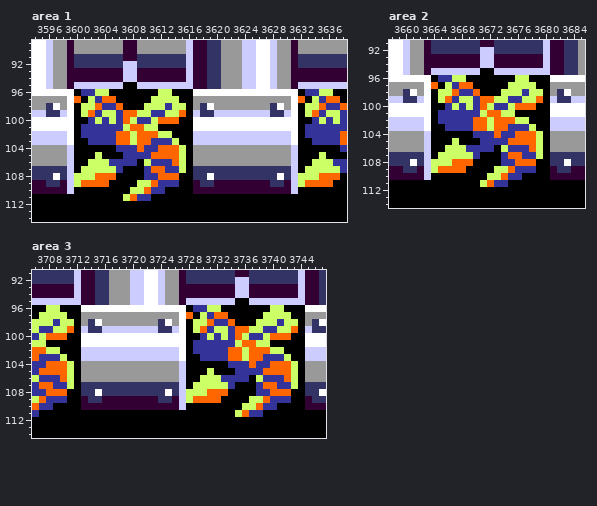
A pixel-art file gets an edit: tools/platformer/editor/level1-4.aseprite. That is the earlier state.
4080x240 pixels, 1 frame. Shown: area 1: x 3594..3638, y 89..114; area 2: x 3658..3685, y 91..114; area 3: x 3706..3747, y 91..114.
After the commit:
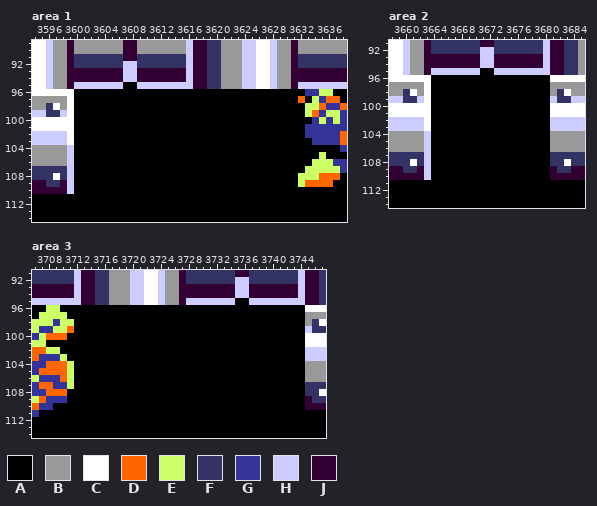
Palette (. is transparent): A #000000  B #999999  C #ffffff  D #ff6600  E #ccff66  F #333366  G #333399  H #ccccff  J #330033
The exact change:
Changed rows in their new state; - is an unchanged pixel.
Area 1, layer "Tilemap 1":
first column x 3600:
 96 -AAAA-------AA---AAAAAAAAAAAAAAA
 97 A-AAAA-----AAAA--AAAAAAAAAAAAAAA
 98 -AAAAAA---AAAAAA-AAAAAAAAAAAAAAA
 99 -AAAAAAAAAAAAAAA-AAAAAAAAAAAAAAA
100 --AAAAAAAAAAAAA--AAAAAAAAAAAAAAA
101 -AAAAAAAAAAA-----AAAAAAAAAAAAAAA
102 -AAAAAAAAAAAAA---AAAAAAAAAAAAAAA
103 --AAAAAAAAAAAAA--AAAAAAAAAAAAAAA
104 ------AAAAAAAAAA-AAAAAAAAAAAAAAA
105 ---A---AAAAAAAAA-AAAAAAAAAAAAAAA
106 --AAAAAAA-AAAAAA-AAAAAAAAAAAAAAA
107 -AAAAAA---AAAAAA-AAAAAAAAAAAAAAA
108 AAAAAA----AAAAA--AAAAAAAAAAAAAAA
109 AAAAA----AAAAAA--AAAAAAAAAAAAAAA
110 --------AAAAA----AAAAAAAAAAAAAAA
111 -------AAAA---------------------
Area 2, layer "Tilemap 1":
first column x 3664:
 96 -AAAA-------AA--
 97 A-AAAA-----AAAA-
 98 -AAAAAA---AAAAAA
 99 -AAAAAAAAAAAAAAA
100 --AAAAAAAAAAAAA-
101 -AAAAAAAAAAA----
102 -AAAAAAAAAAAAA--
103 --AAAAAAAAAAAAA-
104 ------AAAAAAAAAA
105 ---A---AAAAAAAAA
106 --AAAAAAA-AAAAAA
107 -AAAAAA---AAAAAA
108 AAAAAA----AAAAA-
109 AAAAA----AAAAAA-
110 --------AAAAA---
111 -------AAAA-----
Area 3, layer "Tilemap 1":
first column x 3713:
 96 AAAAAAAAAAAAAAA-AAAA-------AA--
 97 AAAAAAAAAAAAAAAA-AAAA-----AAAA-
 98 AAAAAAAAAAAAAAA-AAAAAA---AAAAAA
 99 AAAAAAAAAAAAAAA-AAAAAAAAAAAAAAA
100 AAAAAAAAAAAAAAA--AAAAAAAAAAAAA-
101 AAAAAAAAAAAAAAA-AAAAAAAAAAA----
102 AAAAAAAAAAAAAAA-AAAAAAAAAAAAA--
103 AAAAAAAAAAAAAAA--AAAAAAAAAAAAA-
104 AAAAAAAAAAAAAAA------AAAAAAAAAA
105 AAAAAAAAAAAAAAA---A---AAAAAAAAA
106 AAAAAAAAAAAAAAA--AAAAAAA-AAAAAA
107 AAAAAAAAAAAAAAA-AAAAAA---AAAAAA
108 AAAAAAAAAAAAAAAAAAAAA----AAAAA-
109 AAAAAAAAAAAAAAAAAAAA----AAAAAA-
110 AAAAAAAAAAAAAAA--------AAAAA---
111 ----------------------AAAA-----
